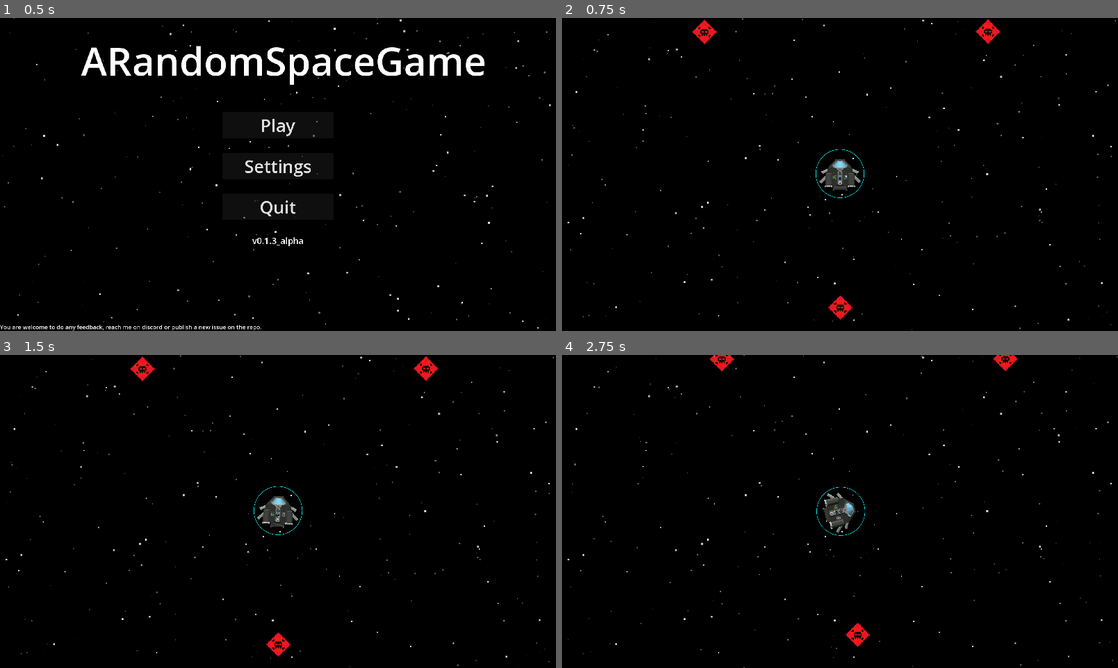
Above: before the commit, frames 1-4 (two rows, left to right).
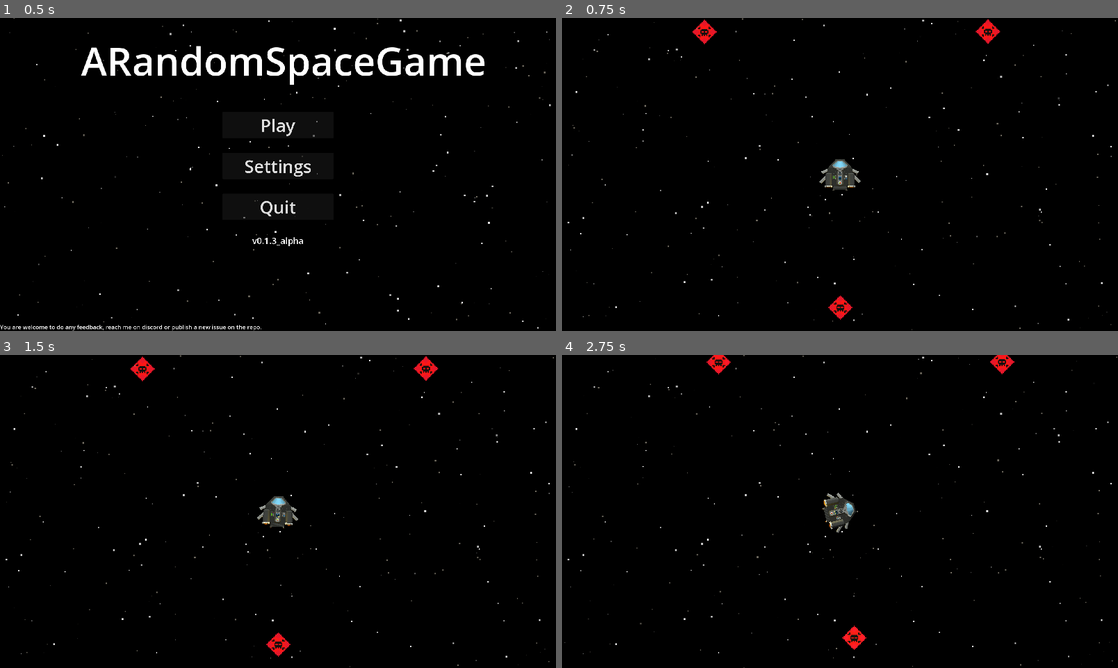
Above: after the commit, the same moments.

Repository: creusator/A_Random_Space_Game
Game: Godot game, scene res://UI/Menus/MainMenu/MainMenu.tscn
The game is run twice, just before and just after one commit, with the same random seed, the same clock (stepped at 60 frames per second) and the same inputs.
Inputs (mouse positions are in pixels of both pictures, inside the frame that each line leads up to):
- Up to frame 1 (0.5 s): no input
- Up to frame 2 (0.75 s): click "Play" at 0.5 s
- Up to frame 3 (1.5 s): tap Enter at 1.25 s; move the mouse to (400, 495) at 1.27 s; hold E (thrust_right) from 1.28 s (still down); hold Right mouse button (enable_precision_mode_hold) from 1.28 s (still down)
- Up to frame 4 (2.75 s): move the mouse to (728, 527) at 2.02 s; release E (thrust_right) at 2.03 s; release Right mouse button (enable_precision_mode_hold) at 2.03 s; hold S (thrust_down) from 2.03 s (still down); tap P (enable_precision_mode_toggle) at 2.1 s

Frame 1 is identical in both runs. In frame 2, less than 0.1% of the frame differs, in the area x 45-55%, y 42-58%; in frame 3, less than 0.1%; in frame 4, 0.7%, in the area x 0-100%, y 0-100%.

Commit message:
Thruster VFX : flame type
- Added pointy type flame exhaust
- Added flat type flame exhaust

Diff:
--- a/Components/InputComponent2D.gd
+++ b/Components/InputComponent2D.gd
@@ -3,27 +3,45 @@
 
 var target: Vector2
 var thrust_vector: Vector2
-var rotation_direction : float
+var rotation_direction: float
+var throttle: float = 0.0
+var throttle_speed: float = 0.5
+var throttle_deadzone: float = 0.1
 var precision_mode: bool = false
 var _toggle_state: bool = false
 
-func _process(_delta: float) -> void:
+func _process(delta: float) -> void:
 	var hold_active: bool = Input.is_action_pressed("enable_precision_mode_hold")
 	if Input.is_action_just_pressed("enable_precision_mode_toggle"):
 		_toggle_state = !_toggle_state
 	precision_mode = _toggle_state or hold_active
+	if precision_mode or hold_active or Input.is_action_just_pressed("reset_throttle"):
+		reset_throttle()
+	if not precision_mode:
+		if Input.is_action_pressed("thrust_up"):
+			throttle += throttle_speed * delta
+		elif Input.is_action_pressed("thrust_down"):
+			throttle -= throttle_speed * delta
+		throttle = clamp(throttle, -1.0, 1.0)
 
-func get_thrust_vector() -> Vector2 :
-	if precision_mode == true :
+func get_thrust_vector() -> Vector2:
+	if precision_mode:
 		thrust_vector = Input.get_vector("thrust_left(alt)", "thrust_right(alt)", "thrust_up", "thrust_down")
 		return thrust_vector
-	else :
-		thrust_vector = Input.get_vector("thrust_left", "thrust_right", "thrust_up", "thrust_down")
+	else:
+		var lateral = Input.get_axis("thrust_left", "thrust_right")
+		var effective_throttle = throttle
+		if abs(throttle) < throttle_deadzone:
+			effective_throttle = 0.0
+		thrust_vector = Vector2(lateral, -effective_throttle)
 		return thrust_vector
 
-func get_rotation_dir() -> float :
+func get_rotation_dir() -> float:
 	rotation_direction = Input.get_axis("rotate_left", "rotate_right")
-	if precision_mode == true :
+	if precision_mode:
 		return 0.0
-	else :
+	else:
 		return rotation_direction
+
+func reset_throttle():
+	throttle = 0.0
--- a/Components/MotionComponent2D.gd
+++ b/Components/MotionComponent2D.gd
@@ -16,6 +16,7 @@
 var rotation_dampeners_efficiency: float = 1.0
 var moment_of_inertia_factor: float
 var angular_velocity_rad : float
+var current_acceleration: Vector2 = Vector2.ZERO
 
 func initialize() -> void:
 	mass = controlled.mass
@@ -27,15 +28,37 @@
 	moment_of_inertia_factor = controlled.moment_of_inertia_factor
 
 func _physics_process(delta: float) -> void:
-	var thrust_vector = controller.get_thrust_vector().rotated(rotation)
-	controlled.velocity = player_movement(controlled.velocity, thrust_vector, delta)
+	var thrust_vector = controller.get_thrust_vector()
+	if controller.precision_mode:
+		controlled.velocity = player_movement(controlled.velocity, thrust_vector.rotated(rotation), delta)
+	else:
+		controlled.velocity = player_movement_throttle(controlled.velocity, thrust_vector, rotation, delta)
 	if controller.precision_mode == true:
 		controlled.rotation = aim_to_target(controlled.position, get_global_mouse_position(), delta)
 	else :
 		controlled.rotation = player_rotation(controller.get_rotation_dir(), delta)
 	controlled.move_and_slide()
 
-func player_movement(velocity: Vector2, thrust_vector: Vector2,delta: float) -> Vector2:
+func player_movement_throttle(velocity: Vector2, thrust_input: Vector2, ship_rotation: float, delta: float) -> Vector2:
+	var target_velocity = Vector2(thrust_input.x * max_local_speed, thrust_input.y * max_local_speed).rotated(ship_rotation)
+	var velocity_error = target_velocity - velocity
+	var thrust_force = Vector2.ZERO
+
+	if velocity_error.length() > 0.1:
+		thrust_force = velocity_error.normalized() * main_thrust_power
+
+	var force_total = thrust_force * PIXEL_PER_METER
+	var acceleration = force_total / mass
+	current_acceleration = acceleration
+	var applied_velocity = velocity + acceleration * delta
+
+	if velocity_error.length() < 3.5 and thrust_input.length() < 0.1:
+		applied_velocity = Vector2.ZERO
+	elif applied_velocity.length() > max_local_speed:
+		applied_velocity = applied_velocity.normalized() * max_local_speed
+	return applied_velocity
+
+func player_movement(velocity: Vector2, thrust_vector: Vector2, delta: float) -> Vector2:
 	var thrust_force: Vector2 = calculate_thrust(thrust_vector)
 	var dampening_force: Vector2 = Vector2.ZERO
 
@@ -44,6 +67,7 @@
 
 	var force_total: Vector2 = (thrust_force + dampening_force) * PIXEL_PER_METER
 	var acceleration: Vector2 = force_total / mass
+	current_acceleration = acceleration
 	var applied_velocity: Vector2 = velocity + acceleration * delta
 
 	if thrust_vector.length() < 0.1 and applied_velocity.length() < 3.5:
--- a/Entities/Ships/NorikerMKI/ShipComponents/InternalComponents/ShieldGenerator/NorikerShieldGenerator.tscn
+++ b/Entities/Ships/NorikerMKI/ShipComponents/InternalComponents/ShieldGenerator/NorikerShieldGenerator.tscn
@@ -32,6 +32,7 @@
 data = ExtResource("2_my5o2")
 
 [node name="Shield" parent="." index="0" node_paths=PackedStringArray("structural_parent") instance=ExtResource("3_akpdy")]
+visible = false
 z_index = 1
 structural_parent = NodePath("..")
 
--- a/Entities/Ships/NorikerMKI/ShipComponents/StructuralComponents/Thrusters/NorikerMainThruster.tscn
+++ b/Entities/Ships/NorikerMKI/ShipComponents/StructuralComponents/Thrusters/NorikerMainThruster.tscn
@@ -1,8 +1,9 @@
-[gd_scene load_steps=6 format=3 uid="uid://dqe26jwb8wnwk"]
+[gd_scene load_steps=7 format=3 uid="uid://dqe26jwb8wnwk"]
 
 [ext_resource type="PackedScene" uid="uid://qvup2bngmsmd" path="res://Entities/Ships/Template/ShipComponents/StructuralComponents/Thruster/Thruster.tscn" id="1_pqhsj"]
 [ext_resource type="Texture2D" uid="uid://cuuog7fys2nm3" path="res://Assets/Ships/NorikerMKI/NorikerMKI.png" id="2_f2stx"]
 [ext_resource type="Texture2D" uid="uid://cs3m52oeslmw3" path="res://Assets/Ships/NorikerMKI/NorikerMKI-NORMAL.png" id="3_j8rb8"]
+[ext_resource type="PackedScene" uid="uid://v8gntwe7qucu" path="res://Scripts/VFX/ThrusterVFX/ThrusterExhaustParticlesPOINTY.tscn" id="4_frq6n"]
 
 [sub_resource type="CanvasTexture" id="CanvasTexture_e1nax"]
 diffuse_texture = ExtResource("2_f2stx")
@@ -28,6 +29,6 @@
 [node name="HealthComponent" parent="." index="2"]
 max_health = 1
 
-[node name="GPUParticles2D" parent="." index="3"]
-position = Vector2(0, 17)
-scale = Vector2(40, 30)
+[node name="GPUParticles2D" parent="." index="3" instance=ExtResource("4_frq6n")]
+position = Vector2(0, 18)
+scale = Vector2(55, 10)
--- a/Entities/Ships/NorikerMKI/ShipComponents/StructuralComponents/Thrusters/NorikerSmallThruster.tscn
+++ b/Entities/Ships/NorikerMKI/ShipComponents/StructuralComponents/Thrusters/NorikerSmallThruster.tscn
@@ -1,8 +1,9 @@
-[gd_scene load_steps=6 format=3 uid="uid://c1l6q4chwcsvu"]
+[gd_scene load_steps=7 format=3 uid="uid://c1l6q4chwcsvu"]
 
 [ext_resource type="PackedScene" uid="uid://qvup2bngmsmd" path="res://Entities/Ships/Template/ShipComponents/StructuralComponents/Thruster/Thruster.tscn" id="1_8r4h0"]
 [ext_resource type="Texture2D" uid="uid://cuuog7fys2nm3" path="res://Assets/Ships/NorikerMKI/NorikerMKI.png" id="2_vrc7v"]
 [ext_resource type="Texture2D" uid="uid://cs3m52oeslmw3" path="res://Assets/Ships/NorikerMKI/NorikerMKI-NORMAL.png" id="3_61fhf"]
+[ext_resource type="PackedScene" uid="uid://gig6ec6vjtto" path="res://Scripts/VFX/ThrusterVFX/ThrusterExhaustParticlesFLAT.tscn" id="4_afsfk"]
 
 [sub_resource type="CanvasTexture" id="CanvasTexture_8r4h0"]
 diffuse_texture = ExtResource("2_vrc7v")
@@ -28,5 +29,5 @@
 [node name="HealthComponent" parent="." index="2"]
 max_health = 1
 
-[node name="GPUParticles2D" parent="." index="3"]
-scale = Vector2(11, 10)
+[node name="GPUParticles2D" parent="." index="3" instance=ExtResource("4_afsfk")]
+scale = Vector2(10, 5)
--- a/Entities/Ships/Template/ShipComponents/StructuralComponents/Thruster/Thruster.gd
+++ b/Entities/Ships/Template/ShipComponents/StructuralComponents/Thruster/Thruster.gd
@@ -1,8 +1,14 @@
 class_name Thruster
 extends ShipComponent
 
+@onready var vfx = $GPUParticles2D
+@onready var motion_component_2d: MotionComponent2D = $"../../MotionComponent2D"
+@onready var input_component_2d: InputComponent2D = $"../../InputComponent2D"
+
 @export var data:ThrusterData
-
+var vfx_light:PointLight2D
+var initial_vfx_scale:Vector2
+var initial_vfx_light_energy:float
 var mass:int
 var main_thrust_power:int
 var side_thrust_power:int
@@ -13,6 +19,10 @@
 
 func _ready() -> void:
 	super()
+	if vfx is GPUParticles2D:
+		initial_vfx_scale = vfx.scale
+		initial_vfx_light_energy = 0.5
+		vfx_light = vfx.get_child(0)
 	mass = data.mass
 	main_thrust_power = data.main_thrust_power
 	side_thrust_power = data.side_thrust_power
@@ -20,6 +30,10 @@
 	power_consumption = data.power_consumption
 	current_main_thrust = main_thrust_power
 	current_side_thrust = side_thrust_power
+
+func _process(_delta: float) -> void:
+	if vfx is GPUParticles2D and vfx_light is PointLight2D:
+		update_vfx()
 
 func on_powered() -> void:
 	current_main_thrust = main_thrust_power
@@ -29,6 +43,19 @@
 	current_main_thrust = 0
 	current_side_thrust = 0
 
+func update_vfx() -> void:
+	if is_operational() :
+		vfx.scale.y = initial_vfx_scale.y * abs(input_component_2d.throttle) * 2
+		vfx_light.energy = initial_vfx_light_energy * abs(input_component_2d.throttle) * 2
+		if vfx.scale < initial_vfx_scale:
+			vfx.scale = initial_vfx_scale
+		if vfx_light.energy < initial_vfx_light_energy :
+			vfx_light.energy = initial_vfx_light_energy
+
+	else :
+		vfx.scale = Vector2.ZERO
+
+
 func get_current_main_thrust() -> int:
 	return current_main_thrust
 
--- a/Entities/Ships/Template/ShipComponents/StructuralComponents/Thruster/Thruster.tscn
+++ b/Entities/Ships/Template/ShipComponents/StructuralComponents/Thruster/Thruster.tscn
@@ -1,9 +1,8 @@
-[gd_scene load_steps=5 format=3 uid="uid://qvup2bngmsmd"]
+[gd_scene load_steps=4 format=3 uid="uid://qvup2bngmsmd"]
 
 [ext_resource type="Script" uid="uid://b7pe1pl1uxtog" path="res://Entities/Ships/Template/ShipComponents/StructuralComponents/Thruster/Thruster.gd" id="1_jr0pn"]
 [ext_resource type="Script" uid="uid://6beojrehdnyn" path="res://Components/HurtboxComponent.gd" id="2_gvne8"]
 [ext_resource type="Script" uid="uid://6tpqi5irmclb" path="res://Components/HealthComponent.gd" id="3_w181w"]
-[ext_resource type="PackedScene" uid="uid://gig6ec6vjtto" path="res://Scripts/VFX/ThrusterVFX/ThrusterExhaustParticles.tscn" id="4_f4nsv"]
 
 [node name="Thruster" type="Node2D"]
 script = ExtResource("1_jr0pn")
@@ -18,5 +17,3 @@
 [node name="HealthComponent" type="Node" parent="."]
 script = ExtResource("3_w181w")
 metadata/_custom_type_script = "uid://6tpqi5irmclb"
-
-[node name="GPUParticles2D" parent="." instance=ExtResource("4_f4nsv")]
--- a/Scripts/VFX/ThrusterVFX/ThrusterExhaustParticles.tscn
+++ b/Scripts/VFX/ThrusterVFX/ThrusterExhaustParticlesFLAT.tscn
@@ -21,7 +21,7 @@
 gradient = SubResource("Gradient_f4nsv")
 
 [sub_resource type="Curve" id="Curve_1shw8"]
-_data = [Vector2(0, 0.30337083), 0.0, 0.0, 0, 0, Vector2(0.42857146, 1), 0.0, 0.0, 0, 0, Vector2(1, 0.24719107), 0.0, 0.0, 0, 0]
+_data = [Vector2(0, 0.50467914), 0.0, 0.0, 0, 0, Vector2(0.7731959, 1), 0.0, 0.0, 0, 0, Vector2(1, 0.49789327), 0.0, 0.0, 0, 0]
 point_count = 3
 
 [sub_resource type="CurveTexture" id="CurveTexture_f4nsv"]
@@ -43,9 +43,20 @@
 scale_min = 0.099999994
 scale_max = 0.5
 scale_curve = SubResource("CurveTexture_f4nsv")
+scale_over_velocity_min = 800.0
+scale_over_velocity_max = 1000.0
 color_initial_ramp = SubResource("GradientTexture1D_nc3ed")
 hue_variation_min = -2.2351742e-08
 hue_variation_max = -2.2351742e-08
+
+[sub_resource type="Gradient" id="Gradient_4ywmi"]
+offsets = PackedFloat32Array(0, 0.6569579)
+colors = PackedColorArray(1, 1, 1, 1, 0, 0, 0, 1)
+
+[sub_resource type="GradientTexture2D" id="GradientTexture2D_mmvv4"]
+gradient = SubResource("Gradient_4ywmi")
+fill = 1
+fill_from = Vector2(0.5, 0.5)
 
 [node name="GPUParticles2D" type="GPUParticles2D"]
 material = SubResource("CanvasItemMaterial_1shw8")
@@ -55,5 +66,9 @@
 lifetime = 0.3
 randomness = 1.0
 local_coords = true
-trail_enabled = true
 process_material = SubResource("ParticleProcessMaterial_wm5ug")
+
+[node name="PointLight2D" type="PointLight2D" parent="."]
+position = Vector2(0, 0.5)
+color = Color(1, 0.78431374, 0, 1)
+texture = SubResource("GradientTexture2D_mmvv4")
--- /dev/null
+++ b/Scripts/VFX/ThrusterVFX/ThrusterExhaustParticlesPOINTY.tscn
@@ -0,0 +1,74 @@
+[gd_scene load_steps=11 format=3 uid="uid://v8gntwe7qucu"]
+
+[sub_resource type="CanvasItemMaterial" id="CanvasItemMaterial_1shw8"]
+blend_mode = 1
+light_mode = 1
+
+[sub_resource type="Gradient" id="Gradient_1shw8"]
+offsets = PackedFloat32Array(1)
+colors = PackedColorArray(1, 0.62458503, 0, 0.066)
+
+[sub_resource type="GradientTexture2D" id="GradientTexture2D_f4nsv"]
+gradient = SubResource("Gradient_1shw8")
+width = 1
+height = 1
+
+[sub_resource type="Gradient" id="Gradient_f4nsv"]
+offsets = PackedFloat32Array(0.2421875, 0.7109375)
+colors = PackedColorArray(0, 0, 0, 1, 1, 0.7923846, 0, 1)
+
+[sub_resource type="GradientTexture1D" id="GradientTexture1D_nc3ed"]
+gradient = SubResource("Gradient_f4nsv")
+
+[sub_resource type="Curve" id="Curve_1shw8"]
+_data = [Vector2(0, 0.49789327), 0.0, 0.0, 0, 0, Vector2(0.5017182, 1), 0.0, 0.0, 0, 0, Vector2(1, 0.09620786), 0.0, 0.0, 0, 0]
+point_count = 3
+
+[sub_resource type="CurveTexture" id="CurveTexture_f4nsv"]
+curve = SubResource("Curve_1shw8")
+
+[sub_resource type="ParticleProcessMaterial" id="ParticleProcessMaterial_wm5ug"]
+particle_flag_disable_z = true
+angle_min = 1.0728835e-05
+angle_max = 360.00003
+direction = Vector3(0, 1, 0)
+spread = 0.0
+initial_velocity_min = 1.0
+initial_velocity_max = 4.0
+angular_velocity_min = -1.6093254e-05
+angular_velocity_max = 39.999985
+gravity = Vector3(0, 0, 0)
+linear_accel_min = 0.99999774
+linear_accel_max = 4.9999976
+scale_min = 0.099999994
+scale_max = 0.5
+scale_curve = SubResource("CurveTexture_f4nsv")
+scale_over_velocity_min = 800.0
+scale_over_velocity_max = 1000.0
+color_initial_ramp = SubResource("GradientTexture1D_nc3ed")
+hue_variation_min = -2.2351742e-08
+hue_variation_max = -2.2351742e-08
+
+[sub_resource type="Gradient" id="Gradient_4ywmi"]
+offsets = PackedFloat32Array(0, 0.6569579)
+colors = PackedColorArray(1, 1, 1, 1, 0, 0, 0, 1)
+
+[sub_resource type="GradientTexture2D" id="GradientTexture2D_mmvv4"]
+gradient = SubResource("Gradient_4ywmi")
+fill = 1
+fill_from = Vector2(0.5, 0.5)
+
+[node name="GPUParticles2D" type="GPUParticles2D"]
+material = SubResource("CanvasItemMaterial_1shw8")
+scale = Vector2(10, 10)
+amount = 200
+texture = SubResource("GradientTexture2D_f4nsv")
+lifetime = 0.3
+randomness = 1.0
+local_coords = true
+process_material = SubResource("ParticleProcessMaterial_wm5ug")
+
+[node name="PointLight2D" type="PointLight2D" parent="."]
+position = Vector2(0, 0.5)
+color = Color(1, 0.78431374, 0, 1)
+texture = SubResource("GradientTexture2D_mmvv4")
--- a/project.godot
+++ b/project.godot
@@ -117,6 +117,11 @@
 "events": [Object(InputEventKey,"resource_local_to_scene":false,"resource_name":"","device":-1,"window_id":0,"alt_press …(192 unchanged characters)…
 ]
 }
+reset_throttle={
+"deadzone": 0.2,
+"events": [Object(InputEventKey,"resource_local_to_scene":false,"resource_name":"","device":-1,"window_id":0,"alt_pressed":false,"shift_pressed":false,"ctrl_pressed":false,"meta_pressed":false,"pressed":false,"keycode":0,"physical_keycode":88,"key_label":0,"unicode":120,"location":0,"echo":false,"script":null)
+]
+}
 
 [rendering]
 
Not shown: 1 places in Scripts/VFX/ThrusterVFX/ThrusterExhaustParticlesFLAT.tscn that only renumber resources
